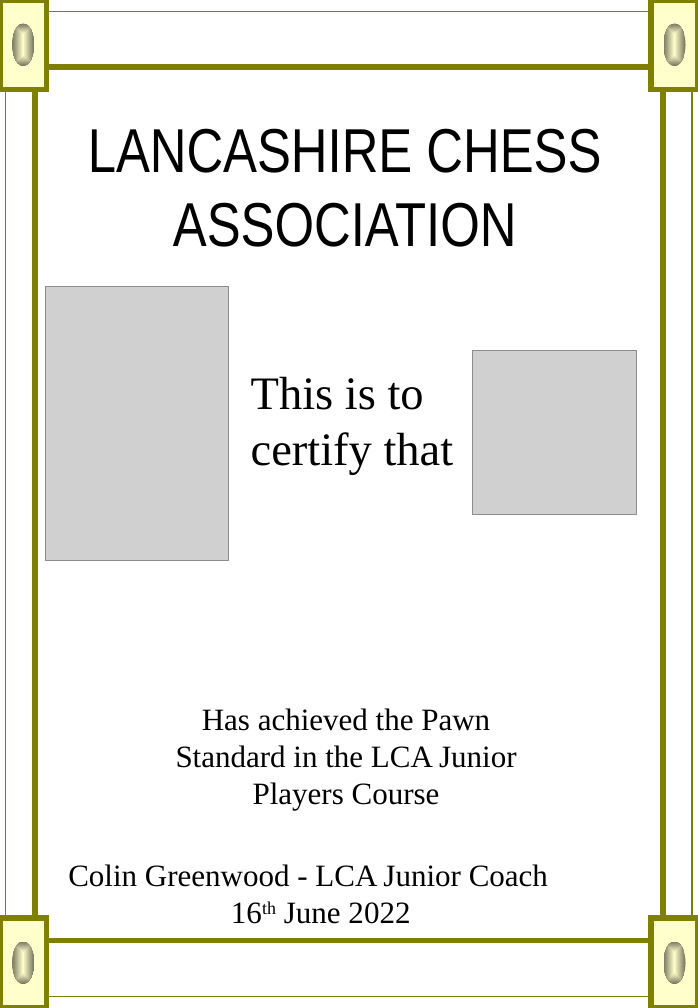
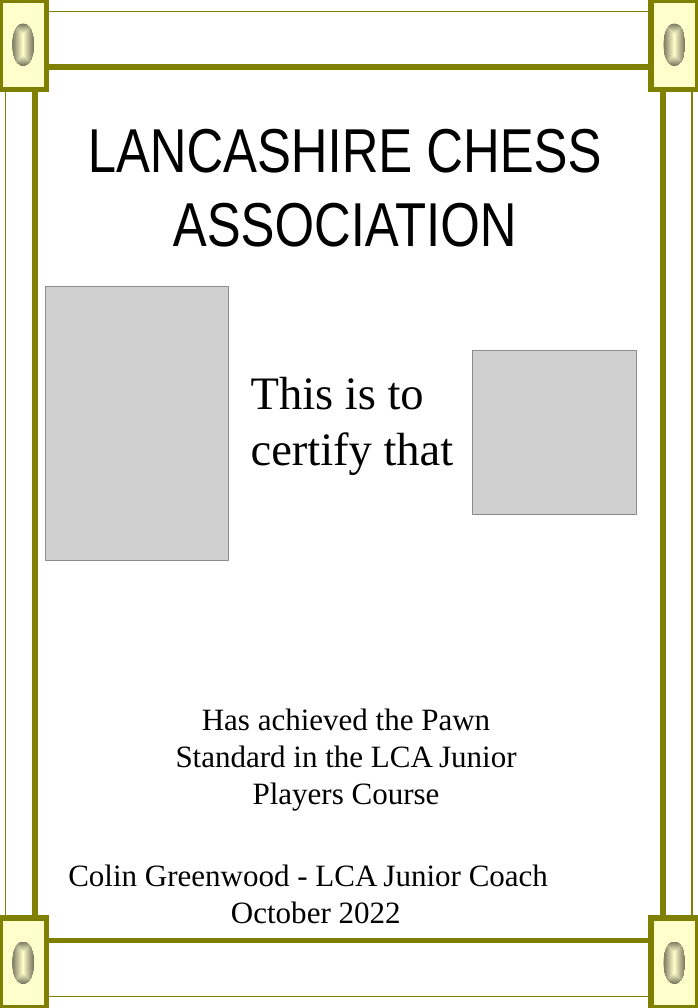
Before and after one commit to coling01/coling01.github.io, a slide deck: slide 2 of ChessCerts/PawnCert.ppt. Drawn at 698x1008 pixels with LibreOffice and Linux fonts; fonts in the diff are those of the drawing; grey boxes stand for pictures; background and template pictures are left out. Boxes give left, top, right and bottom in pixels: in the first picture for what was removed or moved away, otherwise in the second. Text is boxed around its words. In the diff, an @@ line names an element or a change of style, - is before the commit and + after.

```diff
--- a/ChessCerts/PawnCert.ppt
+++ b/ChessCerts/PawnCert.ppt
@@ text at <box>68,864,548,924</box>: text changed @@
-Colin Greenwood - LCA Junior Coach 16th June 2022
+Colin Greenwood - LCA Junior Coach October 2022
```
Also in this commit, not shown: 1 other slide changed, 1 other file.
